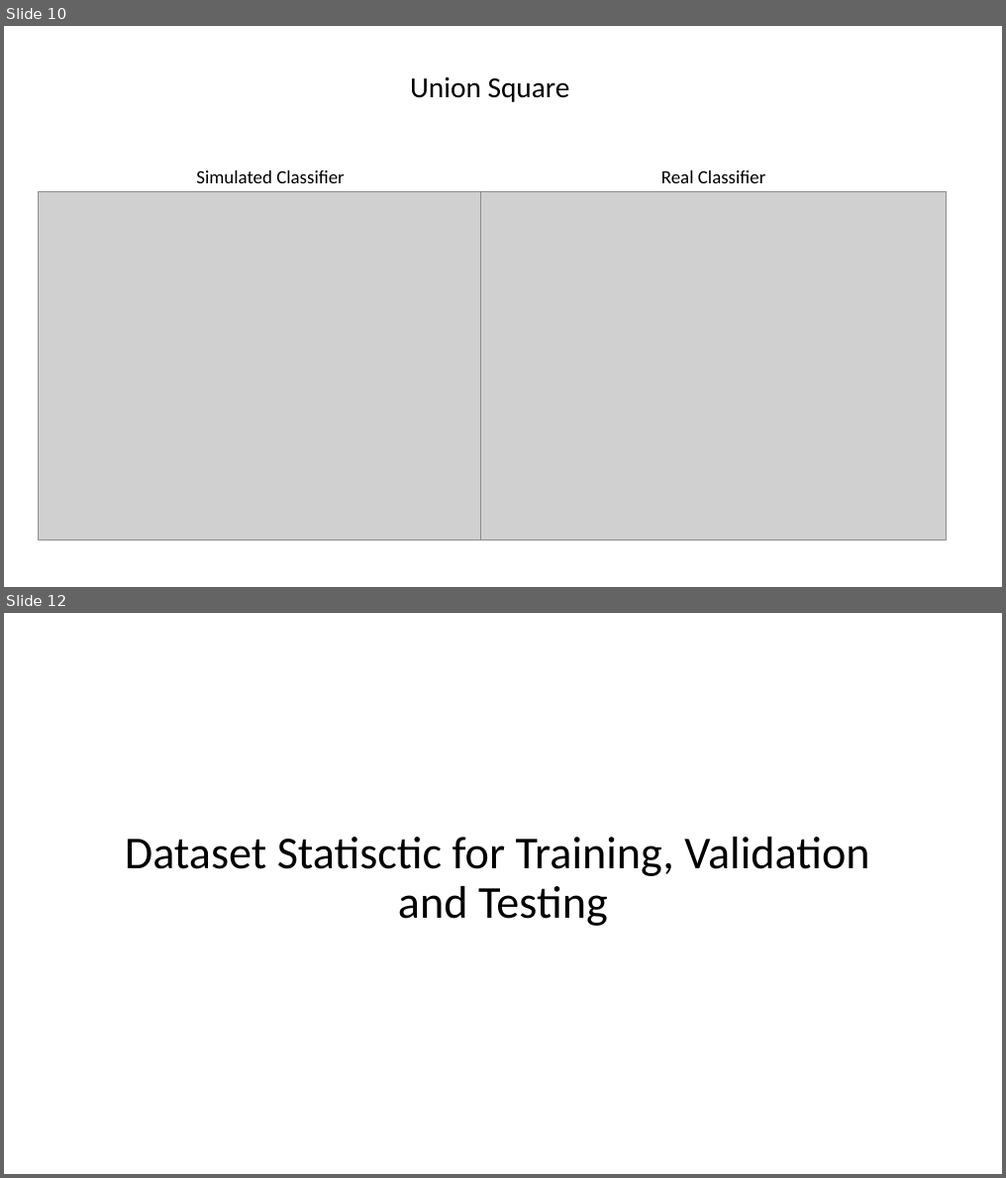
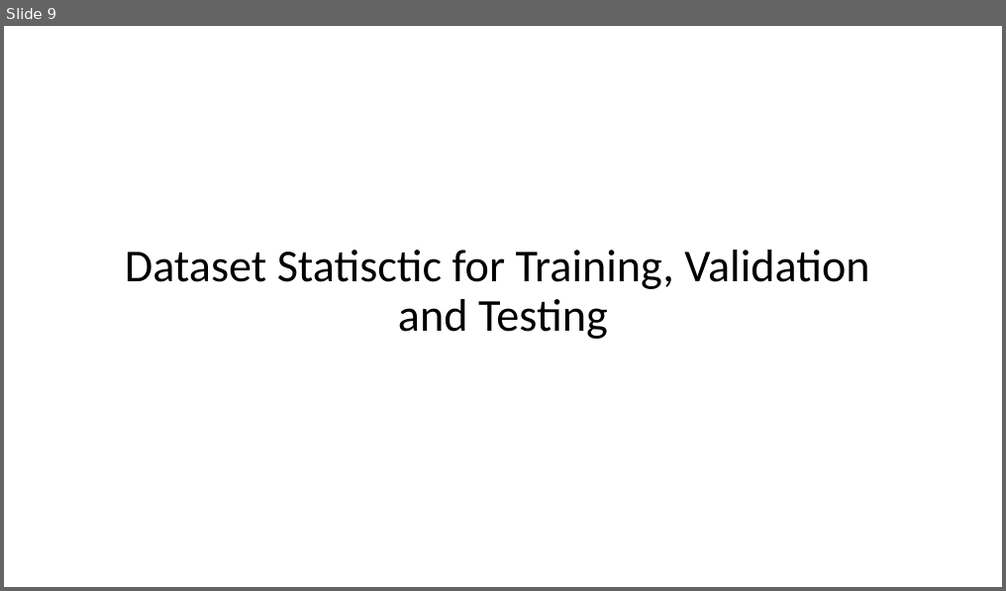
Before and after one commit to ZhouMengjie/bsd-cnn-network, a slide deck: BSD_Figures.pptx. Shown one above the other, each under a label of ours: slides 10 and 12 before the commit, slide 9 after it; the slides between them are not shown. The pictures are 1006x1178 and 1006x591 pixels, drawn with LibreOffice and Linux fonts; fonts in the diff are those of the drawing; grey boxes stand for pictures. Boxes give left, top, right and bottom in pixels: in the first picture for what was removed or moved away, otherwise in the second. Text is boxed around its words. In the diff, an @@ line names an element or a change of style, - is before the commit and + after.

```diff
--- a/BSD_Figures.pptx
+++ b/BSD_Figures.pptx
@@ slide 10 removed at box(4, 26, 1002, 587), background #FFFFFF @@
@@ text removed at box(410, 76, 570, 102) @@
-Union Square
@@ text removed at box(196, 171, 345, 183) @@
-Simulated Classifier
@@ text removed at box(661, 171, 765, 183) @@
-Real Classifier
@@ picture removed at box(39, 191, 503, 541) @@
@@ picture removed at box(481, 191, 946, 541) @@
@@ what was slide 12 is now slide 9 @@
```
Also in this commit, not shown: 2 other slides removed, 1 other file.
